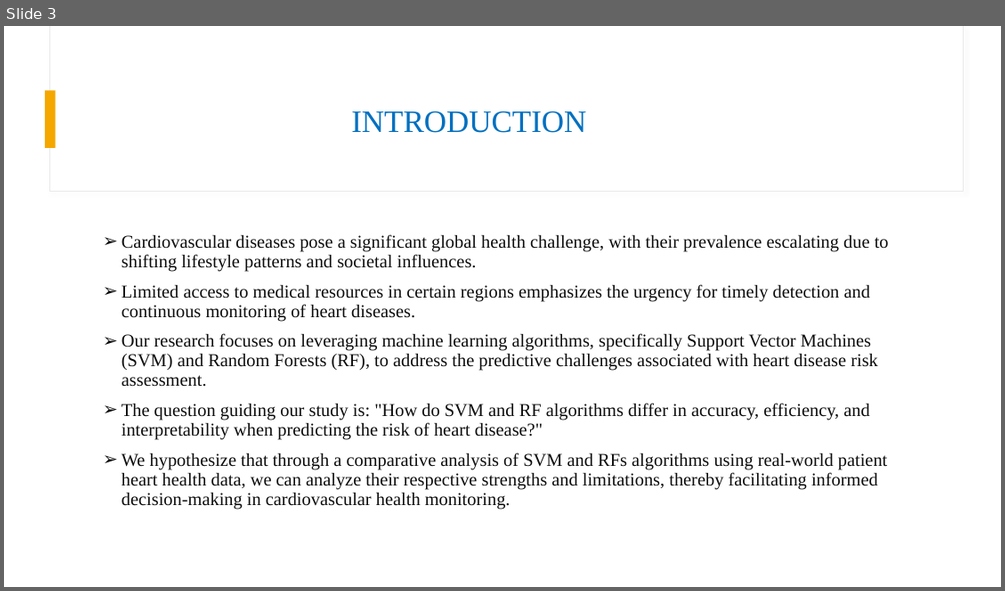
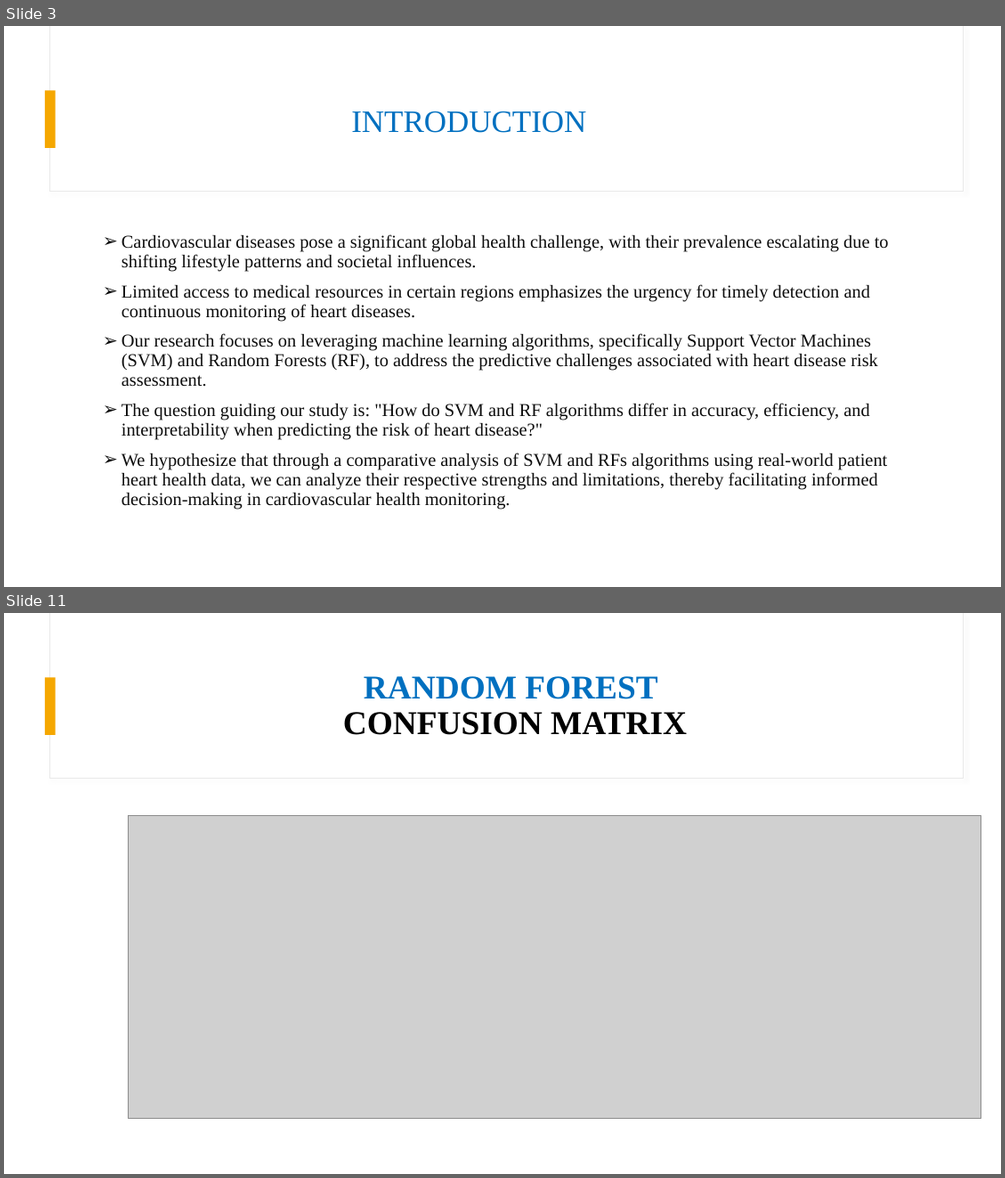
Before and after one commit to csci595-research-lit-spring-2024/595-class-project-spring-2024-chandana3166, a slide deck: presentations/CSCI_595_projectpresentation.pptx. Shown one above the other, each under a label of ours: slide 3 before the commit, slides 3 and 11 after it; the slides between them are not shown. The pictures are 1005x591 and 1005x1178 pixels, drawn with LibreOffice and Linux fonts; fonts in the diff are those of the drawing; grey boxes stand for pictures. Boxes give left, top, right and bottom in pixels: in the first picture for what was removed or moved away, otherwise in the second. Text is boxed around its words. In the diff, an @@ line names an element or a change of style, - is before the commit and + after.

```diff
--- a/presentations/CSCI_595_projectpresentation.pptx
+++ b/presentations/CSCI_595_projectpresentation.pptx
@@ slide 11 added at (4,613,1001,1174), background #FFFFFF; not listed: 3 template elements that a slide beside it also shows @@
@@ title added at (343,676,687,735), 32 pt, text #000000, bold @@
+RANDOM FOREST
+CONFUSION MATRIX
@@ picture added at (128,816,981,1118) @@
```
Also in this commit, not shown: 1 slide changed, 9 other slides added.
